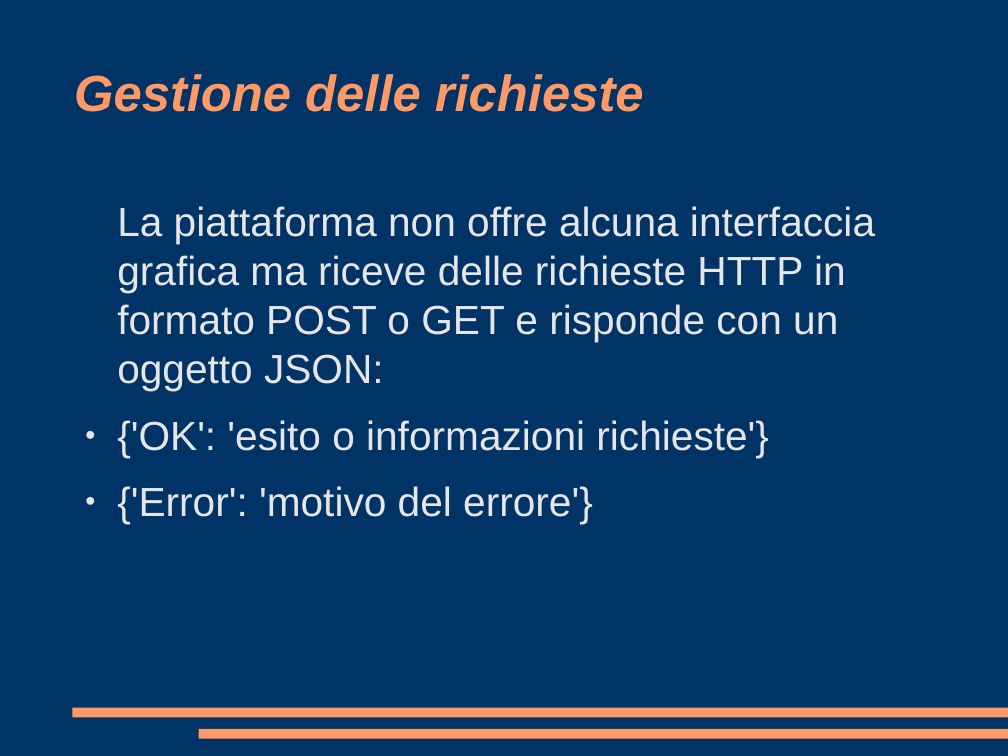
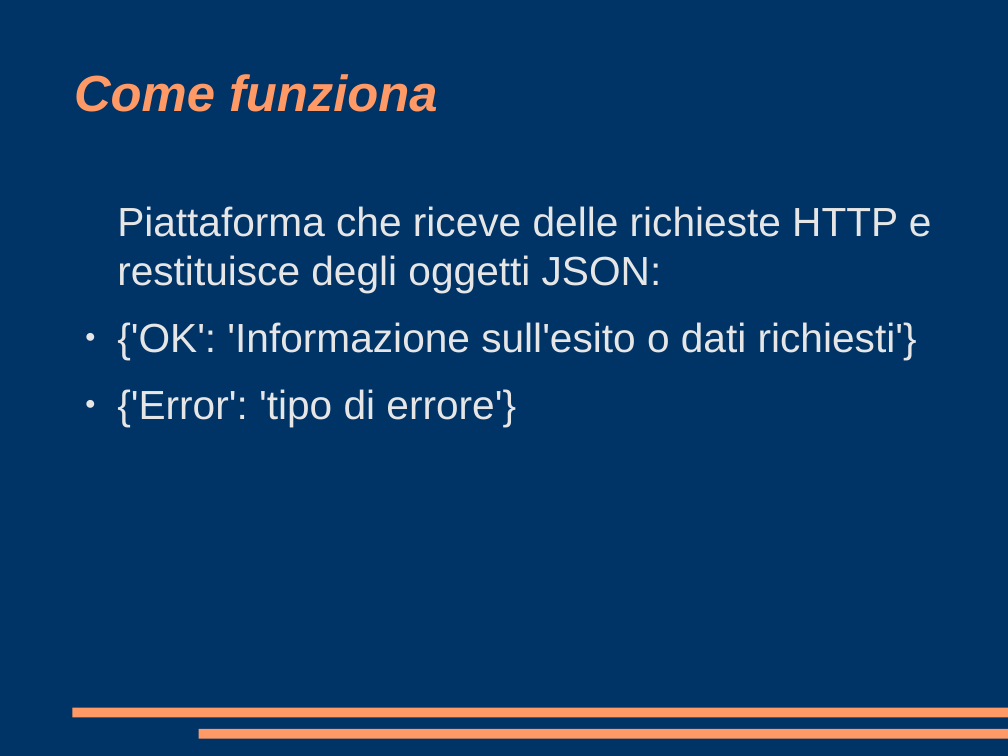
Before and after one commit to fachinmax/exchange_platform, a slide deck: slide 8 of presentazione.odp (slide 5 before the commit). Drawn at 1008x756 pixels with LibreOffice and Linux fonts; fonts in the diff are those of the drawing. Boxes give left, top, right and bottom in pixels: in the first picture for what was removed or moved away, otherwise in the second. Text is boxed around its words. In the diff, an @@ line names an element or a change of style, - is before the commit and + after.

```diff
--- a/presentazione.odp
+++ b/presentazione.odp
@@ title at [74, 74, 438, 112]: text changed @@
-Gestione delle richieste
+Come funziona
@@ text at [117, 206, 932, 427]: text changed @@
-La piattaforma non offre alcuna interfaccia grafica ma riceve delle richieste HTTP in formato POST o GET e risponde con un oggetto JSON:
-● {'OK': 'esito o informazioni richieste'}
-● {'Error': 'motivo del errore'}
+Piattaforma che riceve delle richieste HTTP e restituisce degli oggetti JSON:
+● {'OK': 'Informazione sull'esito o dati richiesti'}
+● {'Error': 'tipo di errore'}
```
Also in this commit, not shown: 4 other slides changed, 6 slides added, 1 slide removed.
